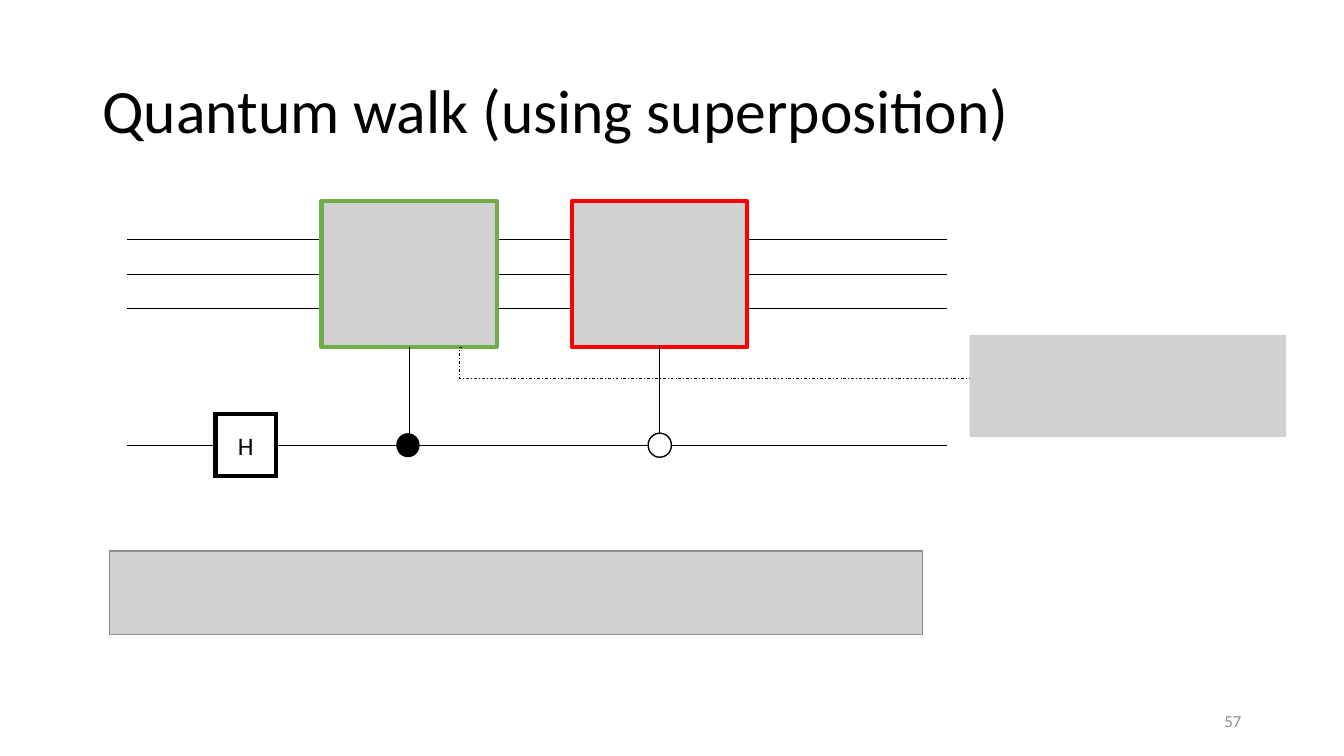
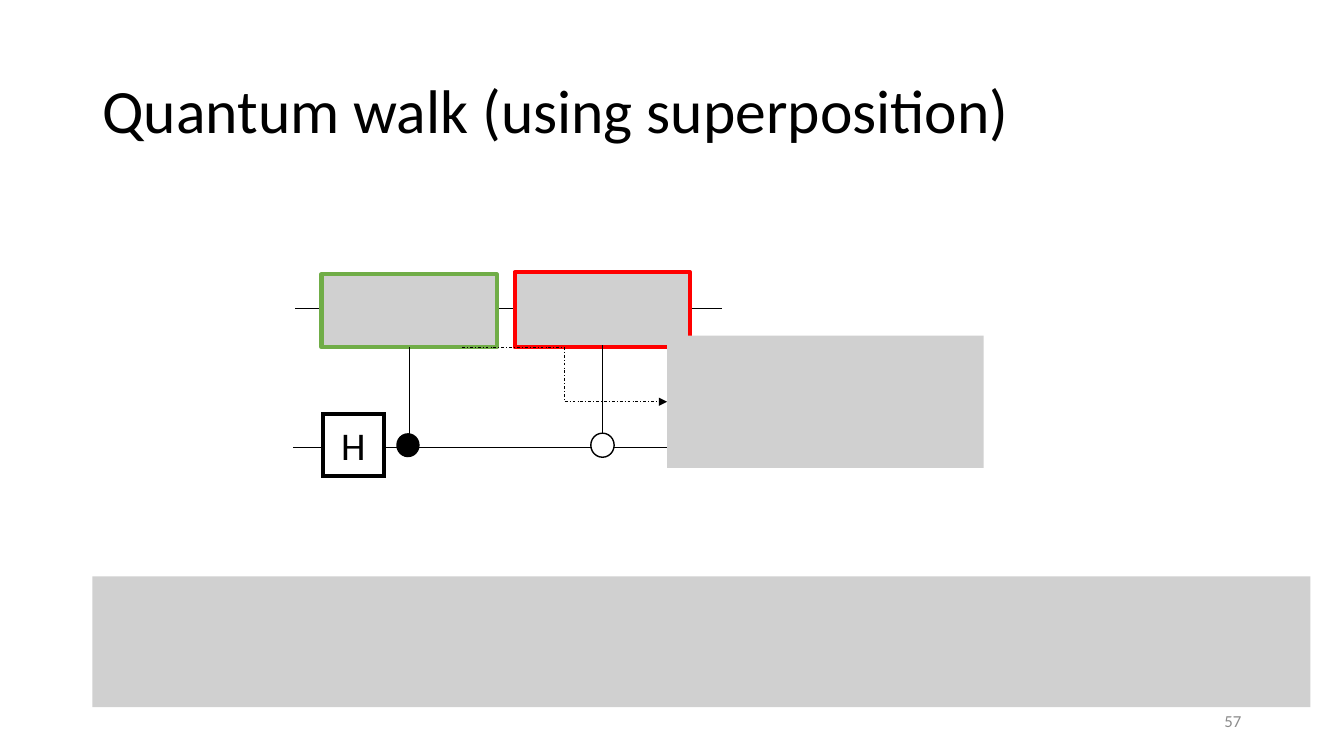
Before and after one commit to vutuanhai237/CourseMaterialsUIT, a slide deck: slide 57 of SExxx-Programming for quantum computer/Slide/4. quantum algo.pptx. Drawn at 1344x756 pixels with LibreOffice and Linux fonts; fonts in the diff are those of the drawing; grey boxes stand for pictures. Boxes give left, top, right and bottom in pixels: in the first picture for what was removed or moved away, otherwise in the second. Text is boxed around its words. In the diff, an @@ line names an element or a change of style, - is before the commit and + after.

```diff
--- a/SExxx-Programming for quantum computer/Slide/4. quantum algo.pptx
+++ b/SExxx-Programming for quantum computer/Slide/4. quantum algo.pptx
@@ line removed from (127, 240) to (947, 240) @@
@@ line removed from (127, 274) to (947, 274) @@
@@ picture: place and size @@
-picture at [322,202,497,348]
+picture at [322,274,497,347]
@@ picture: place and size @@
-picture at [572,202,747,348]
+picture at [515,272,691,348]
@@ line moved from (127, 309) - (947, 309) to (295, 309) - (722, 309) @@
@@ elbow arrow moved from (462, 348) - (1001, 378) to (462, 348) - (667, 402) @@
@@ line moved from (659, 346) - (659, 446) to (603, 346) - (603, 446) @@
@@ picture added at [667,336,984,468] @@
@@ picture removed at [970,335,1287,437] @@
@@ rectangle "H": place and size @@
-rectangle "H" at [216,414,276,476]
+rectangle "H" at [324,414,384,476]
@@ rectangle "H" at [324,414,384,476]: size 18 to 28 pt @@
@@ line moved from (127, 446) - (947, 446) to (293, 448) - (720, 448) @@
@@ ellipse: place and size @@
-ellipse at [648,434,671,458]
+ellipse at [591,434,614,458]
@@ picture removed at [110,552,923,635] @@
@@ picture added at [93,577,1312,708] @@
```
Also in this commit, not shown: 8 other slides changed, 1 slide added, 24 slides removed, 7 other files.
